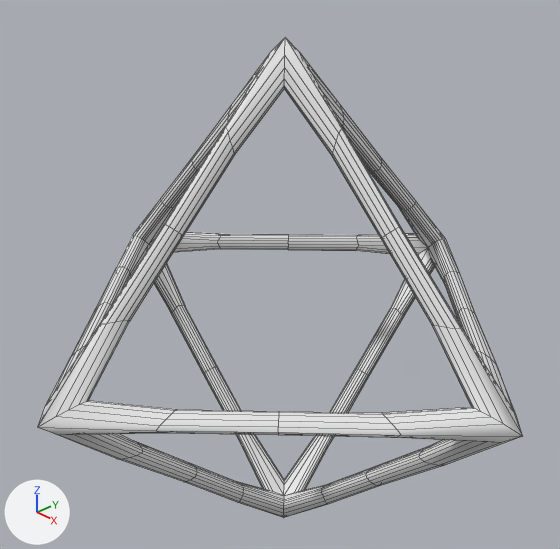
Renders of the Blender file octa.blend from each side of a commit.
Both versions are drawn from a 50 mm camera at (1.252, -1.194, 0.96) aimed at (-0.04, 0.022, 0.09). The axes (+X, +Y, +Z) are drawn at lower left. The lights are the same throughout. Mesh edges are drawn as thin lines. Materials are left out; every surface is plain grey.

Script lines for the objects in view, before the commit:
```python
me_solid = bpy.data.meshes.new('Solid')
me_solid.from_pydata([(0.707, 0.0, 0.0), (-0.707, 0.0, 0.0), (0.0, 0.707, 0.0), (0.0, -0.707, 0.0), (0.0, 0.0, 0.707), (0.0, 0.0, -0.707)], [], [(4, 0, 2), (4, 2, 1), (4, 1, 3), (4, 3, 0), (5, 2, 0), (5, 1, 2), (5, 3, 1), (5, 0, 3)])
me_solid.polygons.foreach_set('use_smooth', [True] * 8)
for i in [5]: me_solid.polygons[i].material_index = 1
for i in [0]: me_solid.polygons[i].material_index = 2
for i in [6]: me_solid.polygons[i].material_index = 3
for i in [1]: me_solid.polygons[i].material_index = 4
for i in [7]: me_solid.polygons[i].material_index = 5
for i in [4]: me_solid.polygons[i].material_index = 6
for i in [2]: me_solid.polygons[i].material_index = 7
me_solid.materials.append(mat_material_002)
me_solid.materials.append(mat_material_004)
me_solid.materials.append(mat_material_006)
me_solid.materials.append(mat_material_008)
me_solid.materials.append(mat_material_001)
me_solid.materials.append(mat_material_010)
me_solid.materials.append(mat_material_005)
me_solid.materials.append(mat_material_007)
ob_solid = bpy.data.objects.new('Solid', me_solid)
ob_solid.location = (0.0, 0.0, 0.0)
_m = ob_solid.modifiers.new('Wireframe', 'WIREFRAME')
_m.thickness = 0.09
_m.offset = -1.0
_m.use_crease = True
_m.crease_weight = 0.9
_m = ob_solid.modifiers.new('Subdivision', 'SUBSURF')
_m.levels = 2
_m = ob_solid.modifiers.new('EdgeSplit', 'EDGE_SPLIT')
_m.split_angle = 0.789
```
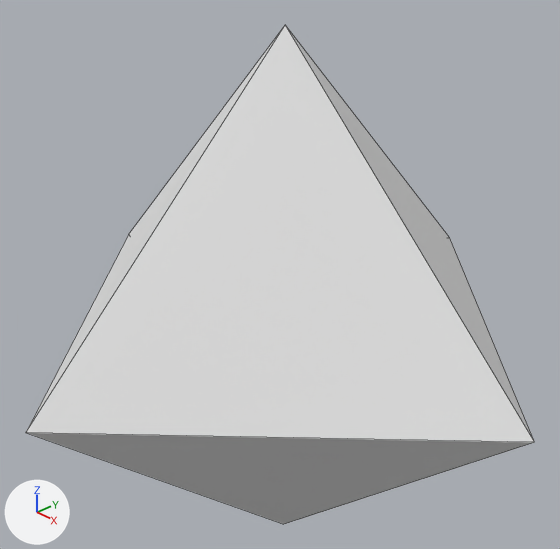
Location of each change, (x1, y1, x2, y2) in pixels of the pictures (560 x 549 px):
'Solid', shading changed, modifiers changed
    before: (38, 37, 523, 518)
    after: (26, 25, 534, 524)

Edits to the bpy script that builds the scene:
```text
Change me_solid:
    where me_solid.from_pydata(...)  # 6 vertices, 8 faces; spans x -0.707..0.707, y -0.707..0.707, z -0.707..0.707
    used by ob_solid; location = (0.0, 0.0, 0.0)
    me_solid part 1: all faces are now shaded flat (8 of 8 changed)
Change ob_solid:
    remove _m = ob_solid.modifiers.new('Wireframe', 'WIREFRAME')
    remove _m.thickness = 0.09
    remove _m.offset = -1.0
    remove _m.use_crease = True
    remove _m.crease_weight = 0.9
    remove _m = ob_solid.modifiers.new('Subdivision', 'SUBSURF')
    remove _m.levels = 2
    remove _m = ob_solid.modifiers.new('EdgeSplit', 'EDGE_SPLIT')
    remove _m.split_angle = 0.789
    add _m = ob_solid.modifiers.new('Triangulate', 'TRIANGULATE')
```
